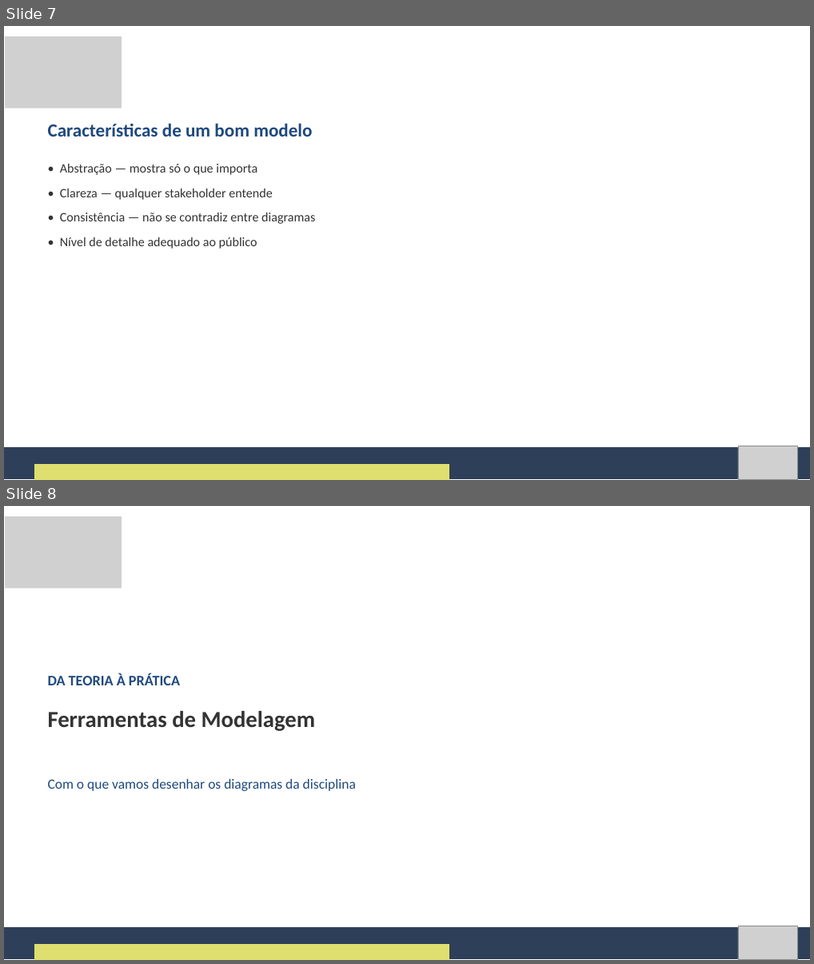
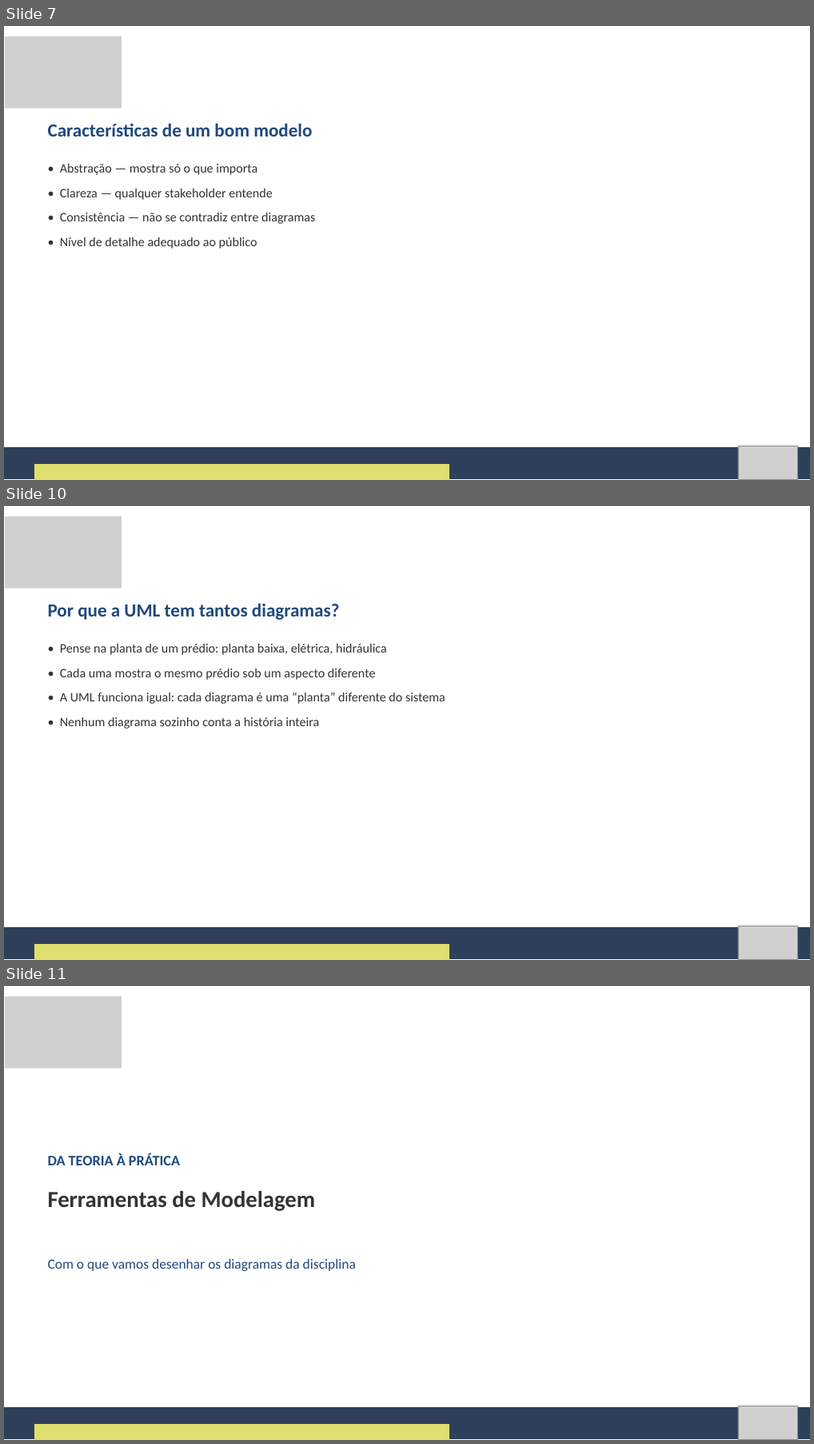
Before and after one commit to Natan20/Curso-Modelagem-De-Sistemas-Material, a slide deck: Aula 03 - 11-09-2026/Aula 3 - Slides.pptx. Shown one above the other, each under a label of ours: slides 7 and 8 before the commit, slides 7, 10 and 11 after it; the slides between them are not shown. The pictures are 814x964 and 814x1444 pixels, drawn with LibreOffice and Linux fonts; fonts in the diff are those of the drawing; grey boxes stand for pictures. Boxes give left, top, right and bottom in pixels: in the first picture for what was removed or moved away, otherwise in the second. Text is boxed around its words. In the diff, an @@ line names an element or a change of style, - is before the commit and + after.

```diff
--- a/Aula 03 - 11-09-2026/Aula 3 - Slides.pptx
+++ b/Aula 03 - 11-09-2026/Aula 3 - Slides.pptx
@@ slide 10 added at [4,506,810,960], background #FFFFFF @@
@@ picture added at [5,516,122,588] @@
@@ text added at [48,603,340,620], 33 pt, text #1F497D, bold @@
+Por que a UML tem tantos diagramas?
@@ text added at [60,644,446,728], 23 pt, text #333333 @@
+• Pense na planta de um prédio: planta baixa, elétrica, hidráulica
+• Cada uma mostra o mesmo prédio sob um aspecto diferente
+• A UML funciona igual: cada diagrama é uma “planta” diferente do sistema
+• Nenhum diagrama sozinho conta a história inteira
@@ freeform shape added at [4,927,810,959], fill #2E4059 @@
@@ picture added at [738,926,798,959] @@
@@ freeform shape added at [34,944,450,960], fill #DFDF6F @@
@@ what was slide 8 is now slide 11 @@
```
Also in this commit, not shown: 6 other slides added, 12 other files.
